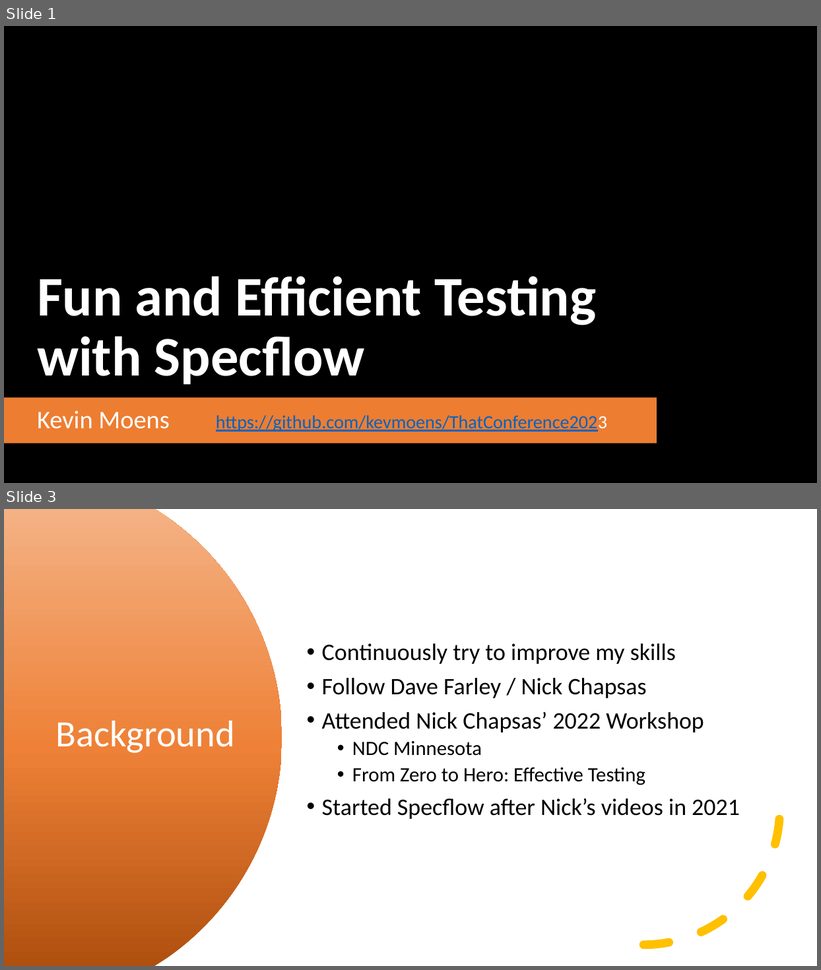
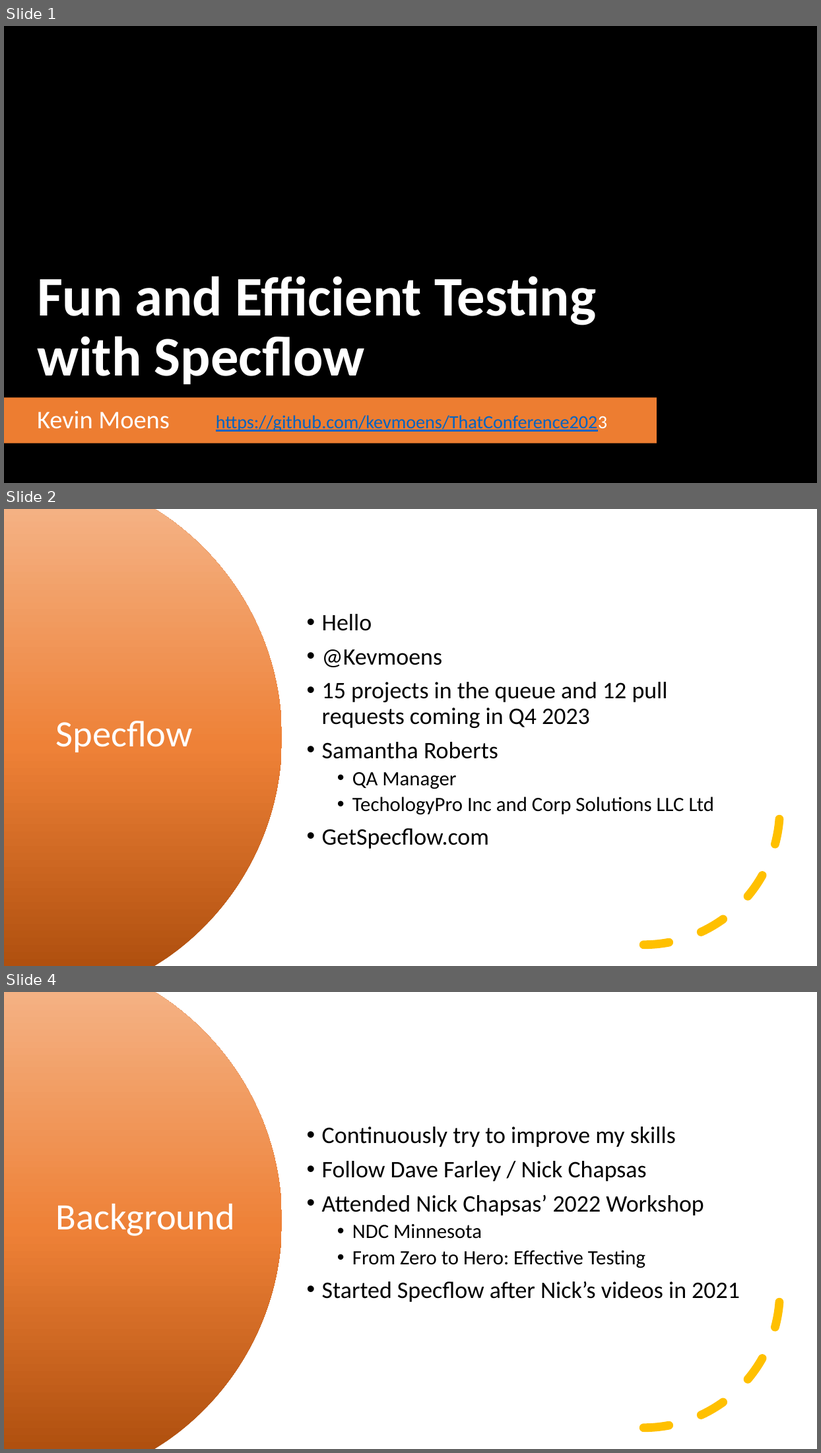
Before and after one commit to kevmoens/ThatConference2023, a slide deck: ThatConference2023.pptx. Shown one above the other, each under a label of ours: slides 1 and 3 before the commit, slides 1, 2 and 4 after it; the slides between them are not shown. The pictures are 821x970 and 821x1453 pixels, drawn with LibreOffice and Linux fonts; fonts in the diff are those of the drawing; background and template pictures are left out. Boxes give left, top, right and bottom in pixels: in the first picture for what was removed or moved away, otherwise in the second. Text is boxed around its words. In the diff, an @@ line names an element or a change of style, - is before the commit and + after.

```diff
--- a/ThatConference2023.pptx
+++ b/ThatConference2023.pptx
@@ slide 2 added at (4,509,817,966), background #FFFFFF @@
@@ freeform shape added at (4,509,282,966), fill gradient #B0500F to #EE8137 to #F4B183 @@
@@ text added at (322,614,715,849), 28 pt, text #000000 @@
+• Hello
+• @Kevmoens
+• 15 projects in the queue and 12 pull requests coming in Q4 2023
+• Samantha Roberts
+  • QA Manager
+  • TechologyPro Inc and Corp Solutions LLC Ltd
+• GetSpecflow.com
@@ arc (boxed as its full ellipse) added at (508,673,781,946), outline #FFC000 10 pt dashed @@
@@ title added at (56,721,193,753), 44 pt, text #FFFFFF @@
+Specflow
@@ what was slide 3 is now slide 4 @@
```
Also in this commit, not shown: 2 slides changed, 2 other files.
